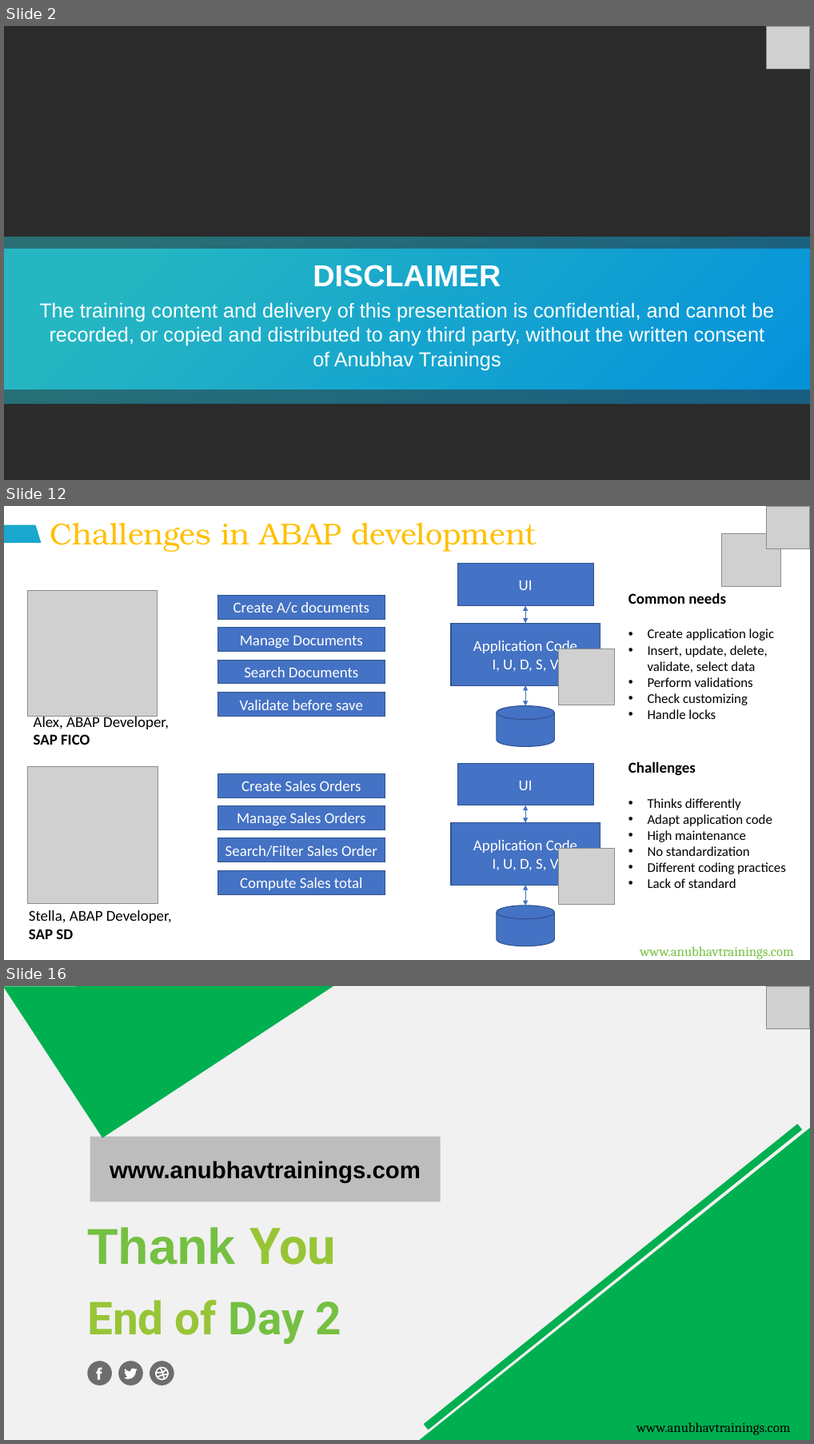
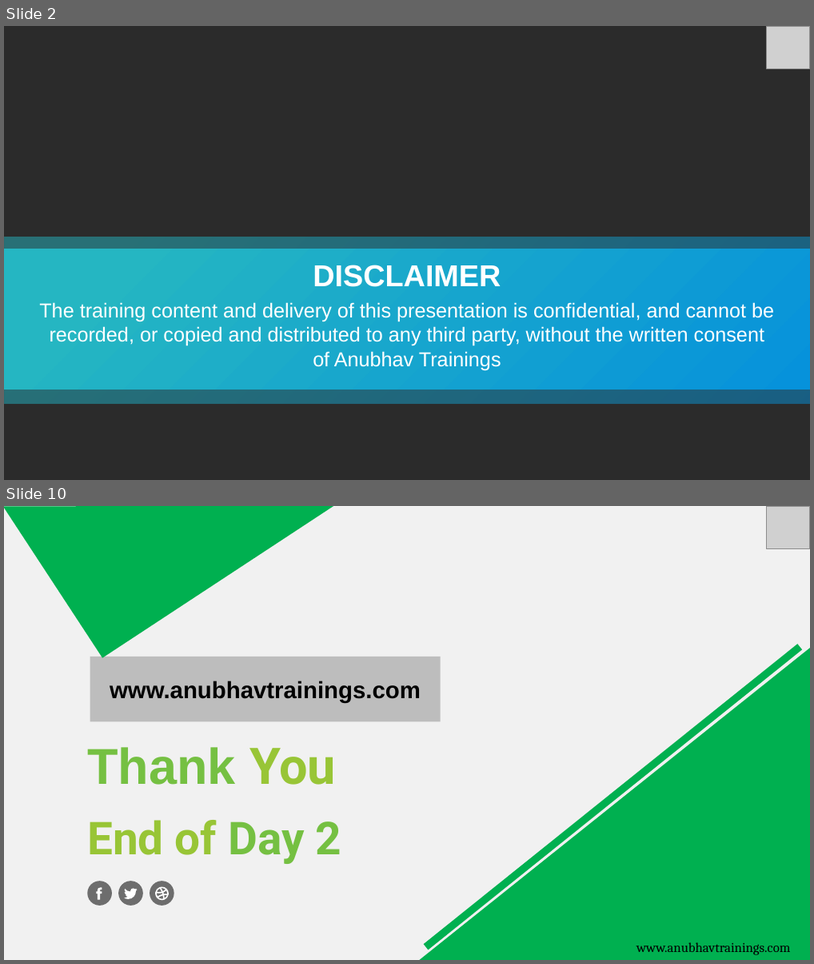
Before and after one commit to soyuztechnologies/CDS_AMDP_RAP_Training_60H, a slide deck: Day 3/DAY-3.pptx. Shown one above the other, each under a label of ours: slides 2, 12 and 16 before the commit, slides 2 and 10 after it; the slides between them are not shown. The pictures are 814x1444 and 814x964 pixels, drawn with LibreOffice and Linux fonts; fonts in the diff are those of the drawing; grey boxes stand for pictures; background and template pictures are left out; a plain dark background stands for a picture behind light text. Boxes give left, top, right and bottom in pixels: in the first picture for what was removed or moved away, otherwise in the second. Text is boxed around its words. In the diff, an @@ line names an element or a change of style, - is before the commit and + after.

Commit message:
Auto bot updater CDS_AMDP_RAP_Training_60H Course

```diff
--- a/Day 3/DAY-3.pptx
+++ b/Day 3/DAY-3.pptx
@@ slide 12 removed at [4,506,810,960], background #FFFFFF @@
@@ freeform shape removed at [4,524,41,543] @@
@@ text removed at [50,523,537,552] @@
-Challenges in ABAP development
@@ picture removed at [767,506,810,549] @@
@@ picture removed at [722,534,782,587] @@
@@ rectangle removed at [458,564,594,606] @@
-UI
@@ picture removed at [27,590,157,716] @@
@@ rectangle removed at [218,596,386,619] @@
-Create A/c documents
@@ text removed at [629,592,774,719] @@
-Common needs
-• Create application logic
-• Insert, update, delete, validate, select data
-• Perform validations
-• Check customizing
-• Handle locks
@@ rectangle removed at [451,624,600,686] @@
-Application Code
-I, U, D, S, V
@@ double arrow removed from (526, 606) to (526, 624) @@
@@ rectangle removed at [218,628,386,651] @@
-Manage Documents
@@ picture removed at [558,648,615,705] @@
@@ rectangle removed at [218,660,386,684] @@
-Search Documents
@@ rectangle removed at [218,692,386,716] @@
-Validate before save
@@ double arrow removed from (526, 685) to (526, 706) @@
@@ text removed at [34,714,169,744] @@
-Alex, ABAP Developer,
-SAP FICO
@@ cylinder removed at [497,706,554,746] @@
@@ picture removed at [27,766,158,903] @@
@@ rectangle removed at [458,763,594,805] @@
-UI
@@ text removed at [629,761,786,888] @@
-Challenges
-• Thinks differently
-• Adapt application code
-• High maintenance
-• No standardization
-• Different coding practices
-• Lack of standard
@@ rectangle removed at [218,773,386,797] @@
-Create Sales Orders
@@ rectangle removed at [218,805,386,829] @@
-Manage Sales Orders
@@ double arrow removed from (526, 805) to (526, 822) @@
@@ rectangle removed at [218,838,386,862] @@
-Search/Filter Sales Order
@@ rectangle removed at [451,822,600,884] @@
-Application Code
-I, U, D, S, V
@@ picture removed at [558,848,615,904] @@
@@ rectangle removed at [218,870,386,894] @@
-Compute Sales total
@@ double arrow removed from (526, 884) to (526, 905) @@
@@ text removed at [29,910,172,939] @@
-Stella, ABAP Developer,
-SAP SD
@@ cylinder removed at [497,905,554,946] @@
@@ text removed at [640,946,794,959] @@
-www.anubhavtrainings.com
@@ what was slide 16 is now slide 10 @@
```
Also in this commit, not shown: 4 slides changed, 2 slides added, 7 other slides removed, 4 other files.
